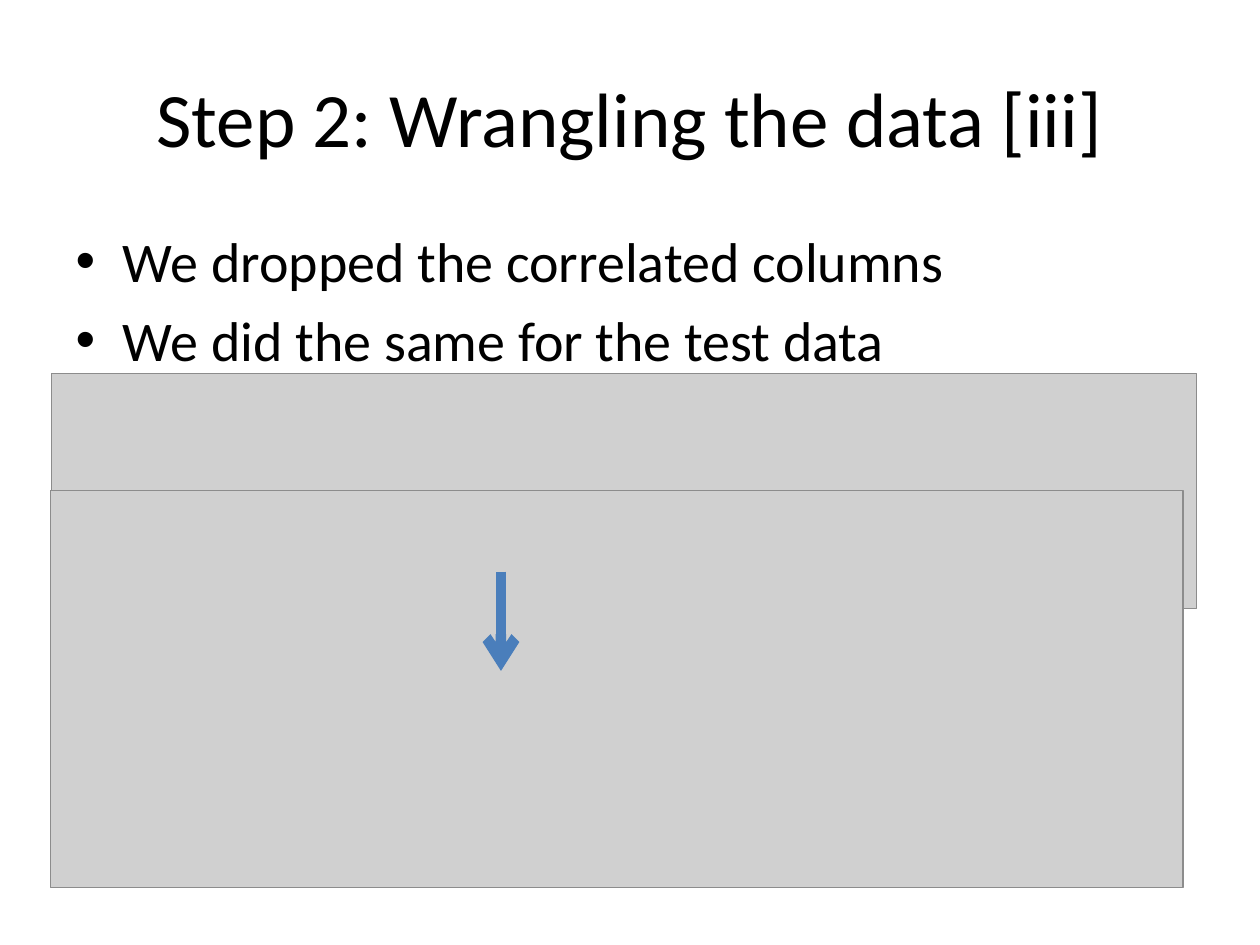
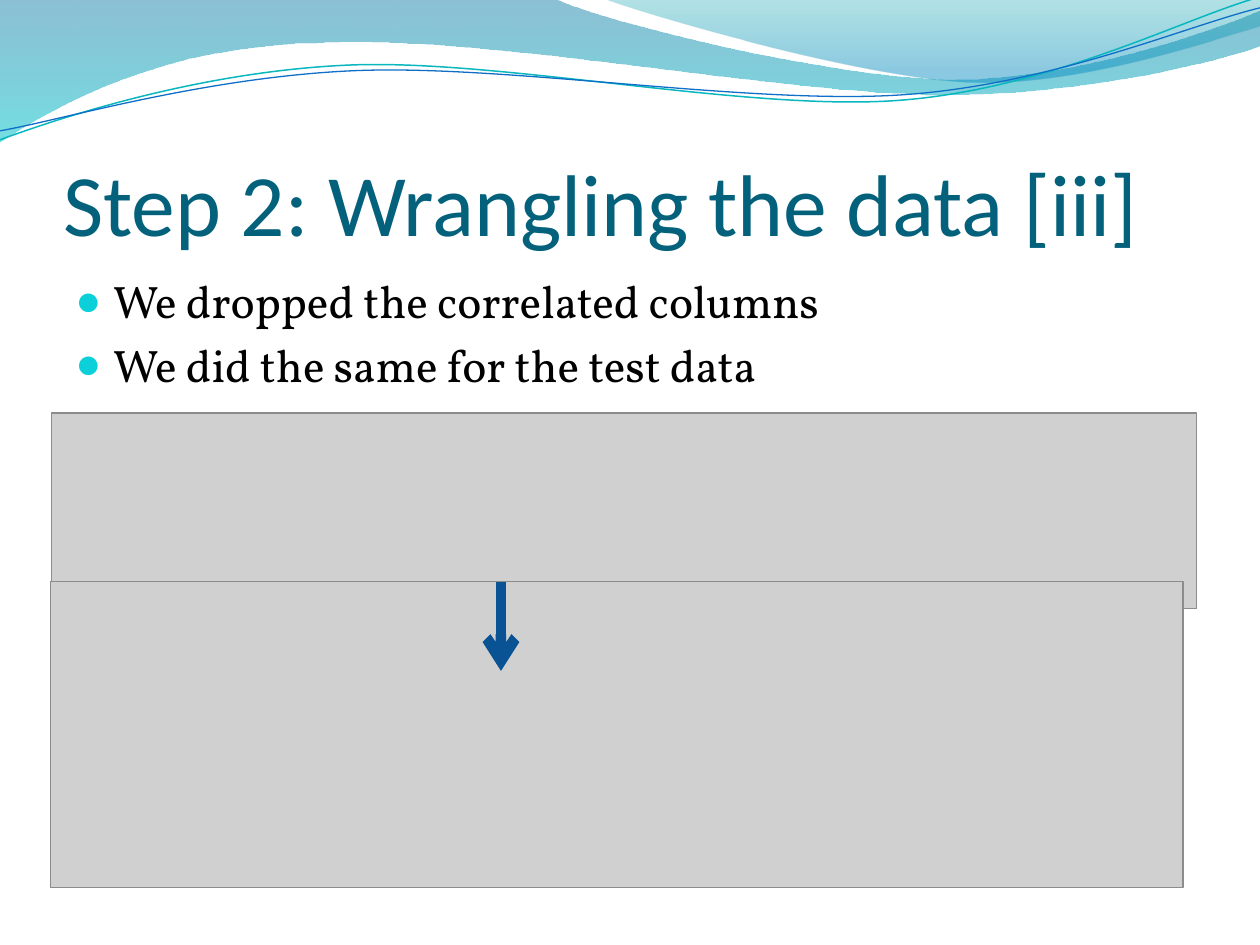
Before and after one commit to lkrump7/regression-apples-predict-api-template, a slide deck: slide 19 of What will the apples cost.pptx. Drawn at 1260x945 pixels with LibreOffice and Linux fonts; fonts in the diff are those of the drawing; grey boxes stand for pictures; background and template pictures are left out. Boxes give left, top, right and bottom in pixels: in the first picture for what was removed or moved away, otherwise in the second. Text is boxed around its words. In the diff, an @@ line names an element or a change of style, - is before the commit and + after.

```diff
--- a/What will the apples cost.pptx
+++ b/What will the apples cost.pptx
@@ freeform shape added at [0,0,1260,142], fill gradient #0074A1 to #00C6CF @@
@@ freeform shape added at [0,0,1260,147], outline #0AB8BF 0.85 pt @@
@@ freeform shape added at [0,8,1260,141], outline #0F6FC6 0.75 pt @@
@@ freeform shape added at [604,0,1260,87], fill gradient #00A1A9 to #008BBF @@
@@ title "Step 2: Wrangling the data ...": place and size @@
-title "Step 2: Wrangling the data ..." at [157,91,1102,161]
+title "Step 2: Wrangling the data ..." at [63,172,1138,251]
@@ title "Step 2: Wrangling the data ..." at [63,172,1138,251]: size 44 to 50 pt, text colour #000000 to #04617B; alignment centre to left; vertical alignment middle to bottom @@
@@ text "We dropped the correlated columns": place and size @@
-text "We dropped the correlated columns" at [123,243,943,374]
+text "We dropped the correlated columns" at [113,285,819,383]
@@ text "We dropped the correlated columns" at [113,285,819,383]: size 32 to 26 pt, font Calibri to Vollkorn; bullet • to ●; less space between paragraphs @@
@@ picture: place and size @@
-picture at [52,373,1197,609]
+picture at [52,413,1197,609]
@@ picture: place and size @@
-picture at [50,491,1183,888]
+picture at [50,582,1183,888]
@@ arrow moved from (501, 572) - (501, 670) to (501, 582) - (501, 670) @@
@@ arrow (501, 582) - (501, 670): stroke #4B7EBC 6 pt to #095295 6 pt @@
```
Also in this commit, not shown: 23 other slides changed, 6 slides added.
